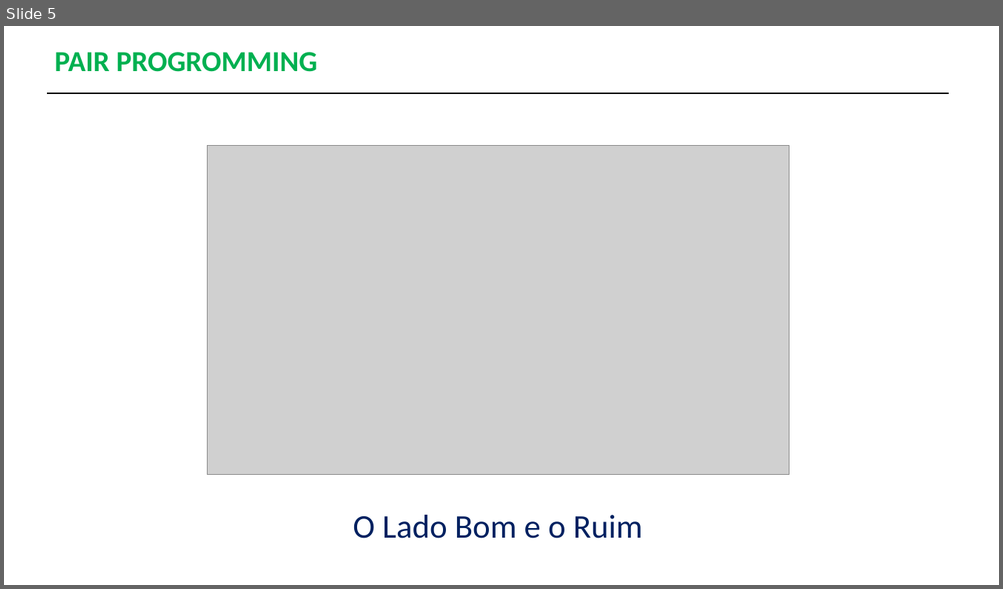
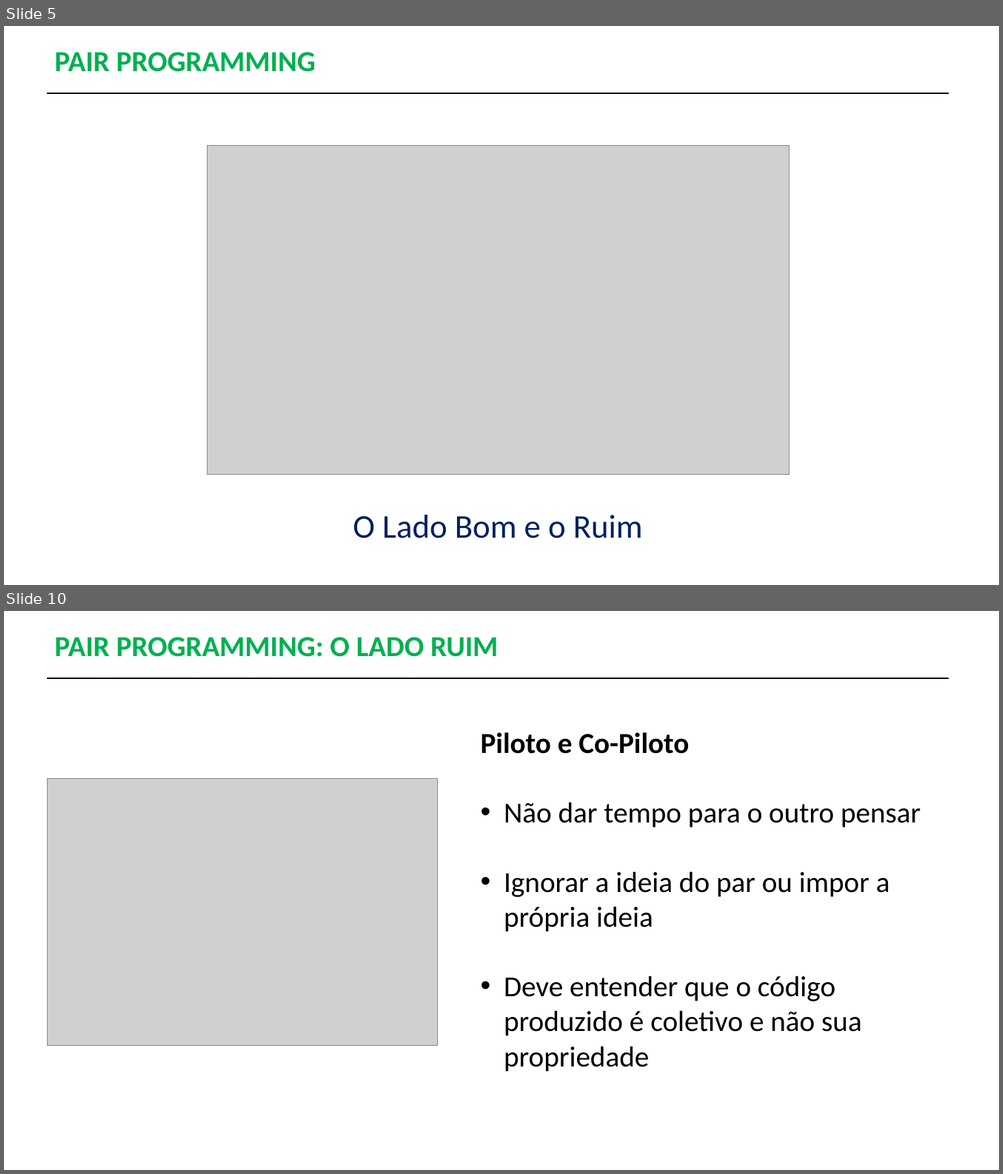
Before and after one commit to ricardohtakuno/Pair-Programming, a slide deck: Apresentação-PairProgramming.pptx. Shown one above the other, each under a label of ours: slide 5 before the commit, slides 5 and 10 after it; the slides between them are not shown. The pictures are 1003x589 and 1003x1174 pixels, drawn with LibreOffice and Linux fonts; fonts in the diff are those of the drawing; grey boxes stand for pictures. Boxes give left, top, right and bottom in pixels: in the first picture for what was removed or moved away, otherwise in the second. Text is boxed around its words. In the diff, an @@ line names an element or a change of style, - is before the commit and + after.

```diff
--- a/Apresentação-PairProgramming.pptx
+++ b/Apresentação-PairProgramming.pptx
@@ slide 10 added at (4, 611, 999, 1170), background #FFFFFF @@
@@ text added at (54, 637, 498, 657), 28 pt, text #00B050, bold @@
+PAIR PROGRAMMING: O LADO RUIM
@@ line added from (47, 678) to (948, 678), #000000 1.5 pt @@
@@ text added at (481, 732, 920, 1072), 28 pt, text #000000 @@
+Piloto e Co-Piloto
+• Não dar tempo para o outro pensar
+• Ignorar a ideia do par ou impor a própria ideia
+• Deve entender que o código produzido é coletivo e não sua propriedade
@@ picture added at (47, 778, 438, 1046) @@
@@ slide 5 changed as well @@
@@ text at (54, 52, 316, 72): text changed @@
-PAIR PROGROMMING
+PAIR PROGRAMMING
```
Also in this commit, not shown: 3 other slides changed, 5 other slides added, 1 slide removed, 2 other files.
